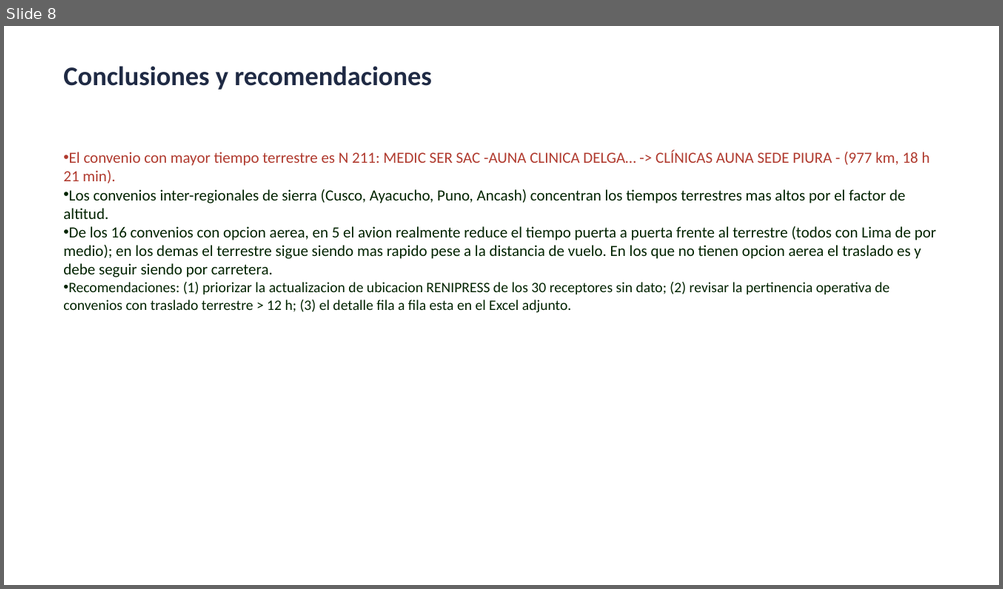
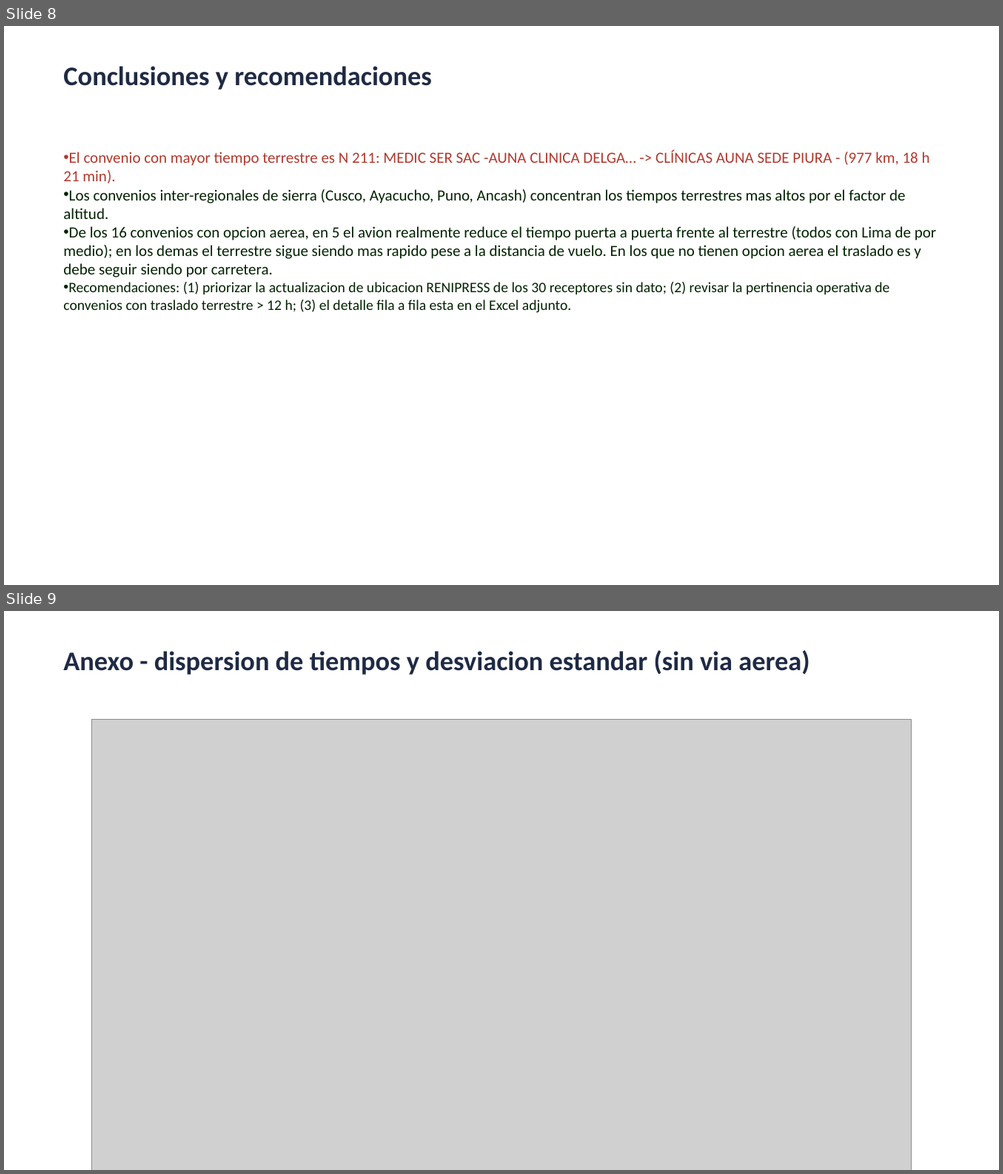
Before and after one commit to rojasarca-code/geolocalizacion-bancos-sangre-diban, a slide deck: datos/Resumen_tiempos_convenios_BS.pptx. Shown one above the other, each under a label of ours: slide 8 before the commit, slides 8 and 9 after it. The pictures are 1003x589 and 1003x1174 pixels, drawn with LibreOffice and Linux fonts; fonts in the diff are those of the drawing; grey boxes stand for pictures. Boxes give left, top, right and bottom in pixels: in the first picture for what was removed or moved away, otherwise in the second. Text is boxed around its words. In the diff, an @@ line names an element or a change of style, - is before the commit and + after.

```diff
--- a/datos/Resumen_tiempos_convenios_BS.pptx
+++ b/datos/Resumen_tiempos_convenios_BS.pptx
@@ slide 9 added at <box>4,611,999,1170</box>, background #FFFFFF @@
@@ text added at <box>63,650,809,675</box>, 26 pt, text #1F2A44, bold @@
+Anexo - dispersion de tiempos y desviacion estandar (sin via aerea)
@@ picture added at <box>91,719,911,1170</box> @@
```
Also in this commit, not shown: 1 slide changed.
